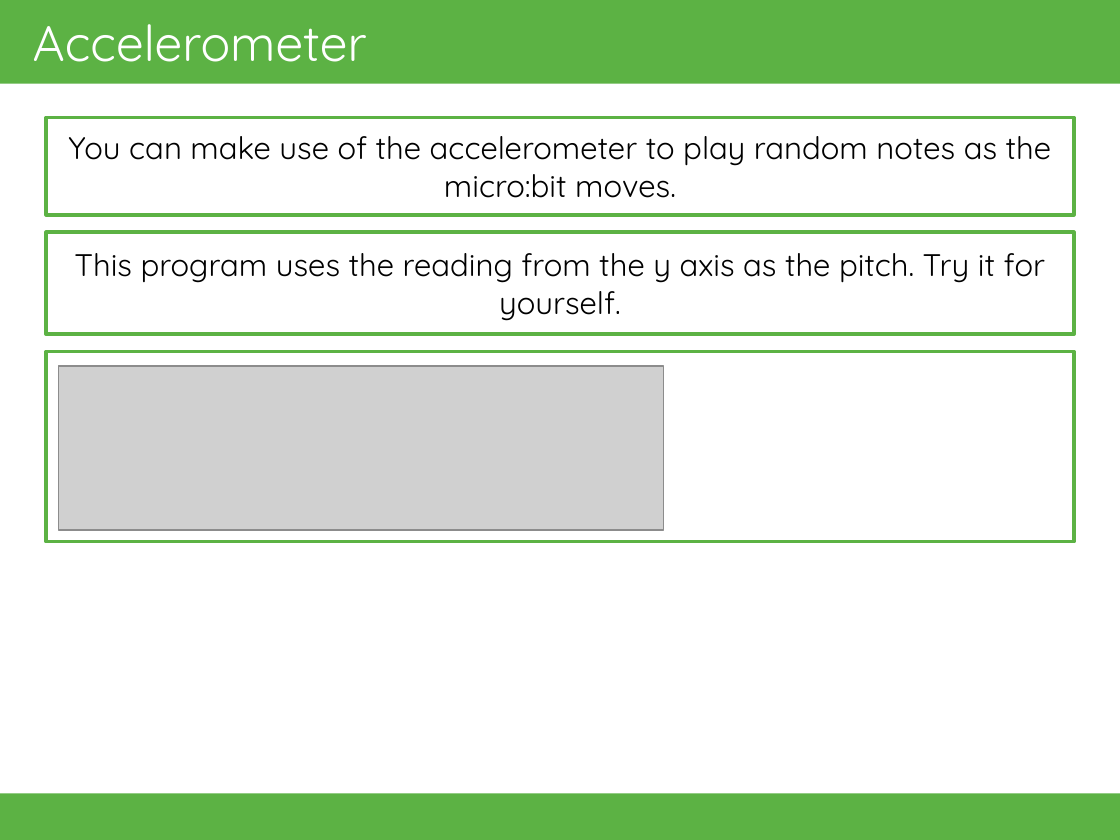
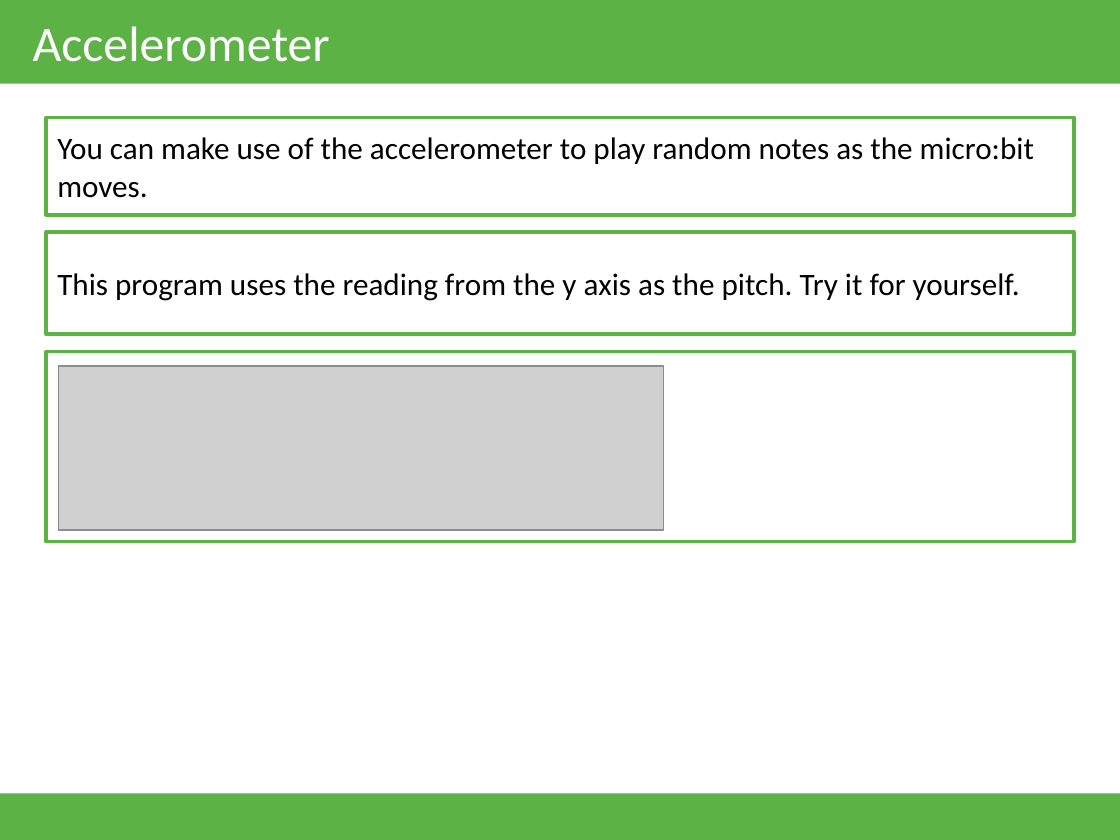
Before and after one commit to tmcdigitech/9a, a slide deck: slide 7 of static/files/microbit/05-Music.pptx (slide 8 before the commit). Drawn at 1120x840 pixels with LibreOffice and Linux fonts; fonts in the diff are those of the drawing; grey boxes stand for pictures. Boxes give left, top, right and bottom in pixels: in the first picture for what was removed or moved away, otherwise in the second. Text is boxed around its words. In the diff, an @@ line names an element or a change of style, - is before the commit and + after.

```diff
--- a/static/files/microbit/05-Music.pptx
+++ b/static/files/microbit/05-Music.pptx
@@ title "Accelerometer" at box(33, 26, 330, 62): font Quicksand to Calibri @@
@@ rectangle "You can make use of ..." at box(46, 118, 1074, 215): font Quicksand to Calibri; alignment centre to left @@
@@ rectangle "This program uses the reading ..." at box(46, 232, 1074, 334): font Quicksand to Calibri; alignment centre to left @@
```
Also in this commit, not shown: 7 other slides changed, 1 slide removed, 6 other files.
